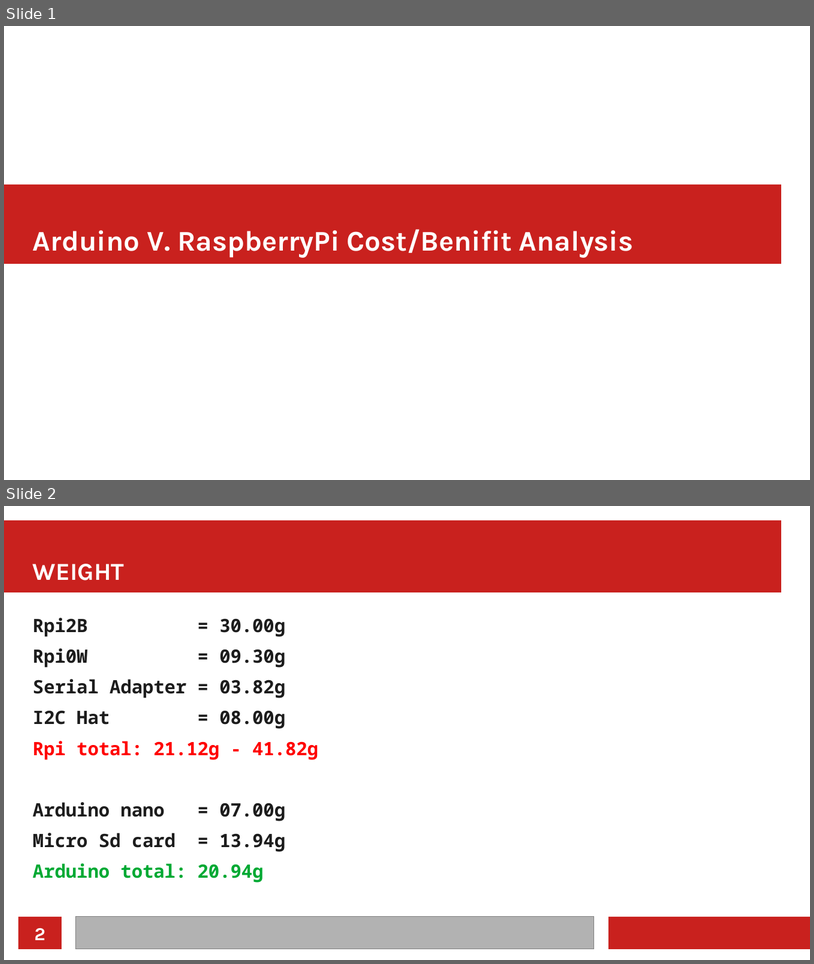
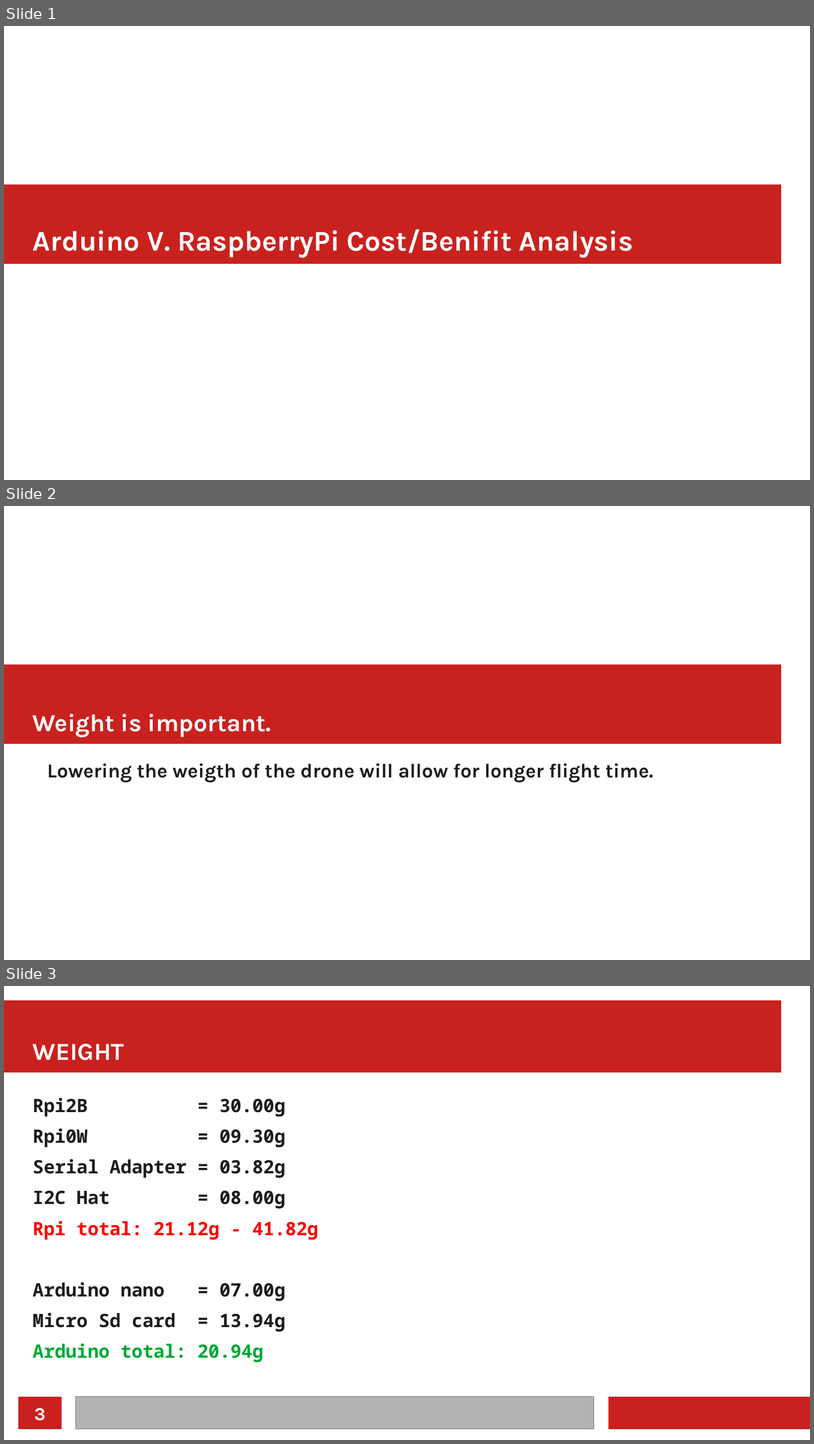
Before and after one commit to GabrielPresley/Methane, a slide deck: arduino/Untitled 1.odp. Shown one above the other, each under a label of ours: slides 1 and 2 before the commit, slides 1, 2 and 3 after it. The pictures are 814x964 and 814x1444 pixels, drawn with LibreOffice and Linux fonts; fonts in the diff are those of the drawing. Boxes give left, top, right and bottom in pixels: in the first picture for what was removed or moved away, otherwise in the second. Text is boxed around its words. In the diff, an @@ line names an element or a change of style, - is before the commit and + after.

```diff
--- a/arduino/Untitled 1.odp
+++ b/arduino/Untitled 1.odp
@@ slide 2 added at bbox=[4, 506, 810, 960], background #FFFFFF; not listed: 1 template element that a slide beside it also shows @@
@@ title added at bbox=[33, 714, 271, 738], 24 pt, text #FFFFFF, bold @@
+Weight is important.
@@ text added at bbox=[47, 763, 654, 783], 19.5 pt, text #1C1C1C, bold @@
+Lowering the weigth of the drone will allow for longer flight time.
@@ what was slide 2 is now slide 3 @@
@@ page number at bbox=[34, 1408, 45, 1420]: text changed @@
-2
+3
```
Also in this commit, not shown: 1 slide changed, 4 other slides added, 1 other file.
